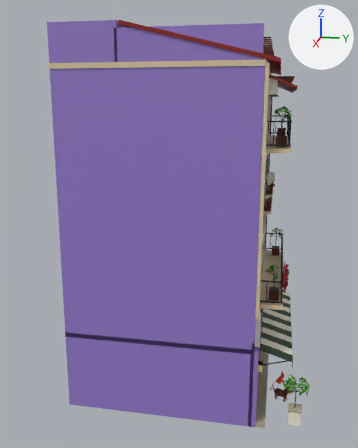
The FBX model Assets/PhoViet/Art/Streets/PV_StreetShop06_Petshop.fbx, before and after one commit.
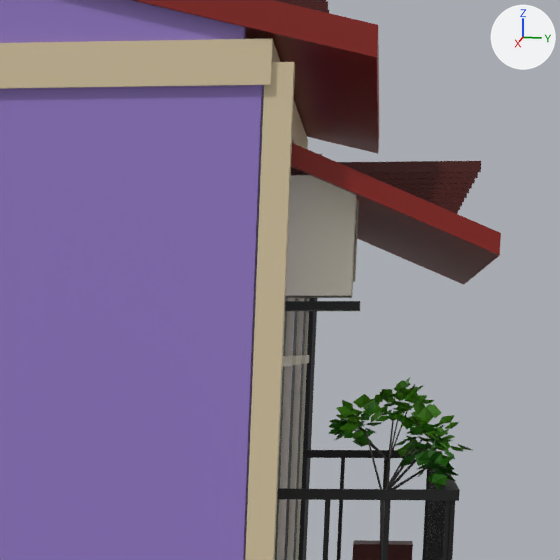
The first picture shows the older version from a camera (50 mm lens) standing at (21.93, 4.48, 12.72) and looking at (0.3, 0.16, 7.31). The close-ups show the older and then the newer version on the part from 64% to 85% of the width and 12% to 29% of the height of that picture. Only the edits that show in the close-ups are written down. The axes (+X, +Y, +Z) are drawn at upper right. The lights are the same throughout. Objects named as collision shapes, trigger or cutter boxes, shadow casters or lower levels of detail are left out. Where no turn or scale is listed for an object, it has been applied to the vertices. Vertices at exactly the same position are counted once.

Objects in the first close-up: 'PV_StreetShop06_Petshop_LOD0'.
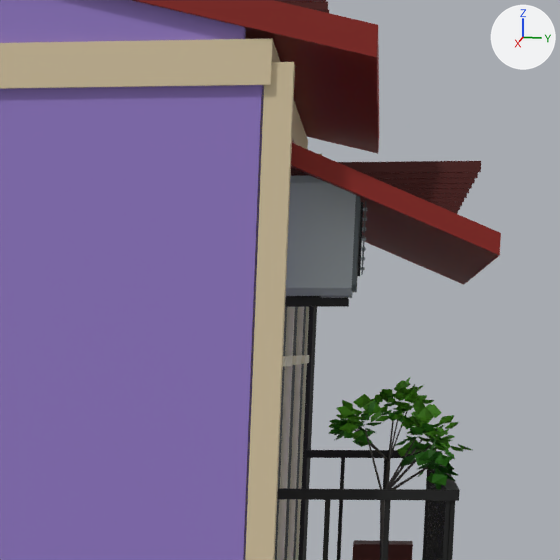
Edits to the bpy script that builds the scene:
```text
Change me_pv_streetshop06_petshop_lod0:
    used by ob_pv_streetshop06_petshop_lod0; location = (0.0, 0.0, 0.0)
    remove me_pv_streetshop06_petshop_lod0.from_pydata(...)  # 15132 vertices, 13585 faces; spans x -4.2..4.2, y -3.9..6.2, z 0.0..15.5
    add me_pv_streetshop06_petshop_lod0.from_pydata(...)  # 16168 vertices, 14229 faces; spans x -4.2..4.2, y -3.9..6.2, z 0.0..15.5
    me_pv_streetshop06_petshop_lod0 part 1: 2 vertices moved within x 3.0..3.1, y 4.3, z 13.0; 23 vertices removed from x 3.0..3.6, y 3.9..4.4, z 12.9..13.4; 541 vertices added at x 2.9..3.7, y 3.8..4.4, z 12.9..13.5
    me_pv_streetshop06_petshop_lod0 part 2: 4 kept faces spanning x -3.6..3.7, y 3.9..4.3, z 8.7..13.5 get new texture (UV) coordinates
    other edits to the shape of me_pv_streetshop06_petshop_lod0 do not show in these pictures
```

Pixel boxes (x1, y1, x2, y2) of what changed, in the close-ups (560 x 560 px):
part 1 of me_pv_streetshop06_petshop_lod0, reshaped: before (285, 200, 360, 311); after (285, 175, 367, 307)
part 2 of me_pv_streetshop06_petshop_lod0, surface changed: before (286, 175, 356, 296); after (286, 183, 356, 288)
